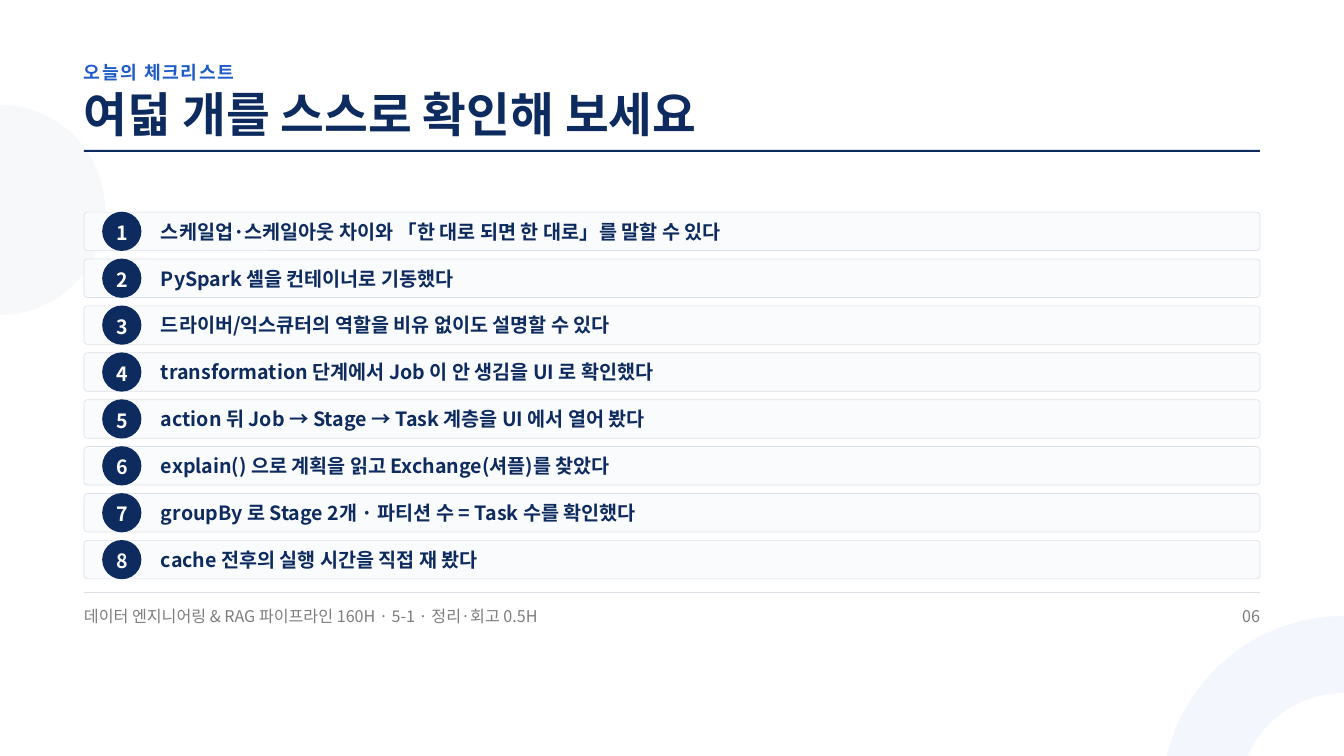
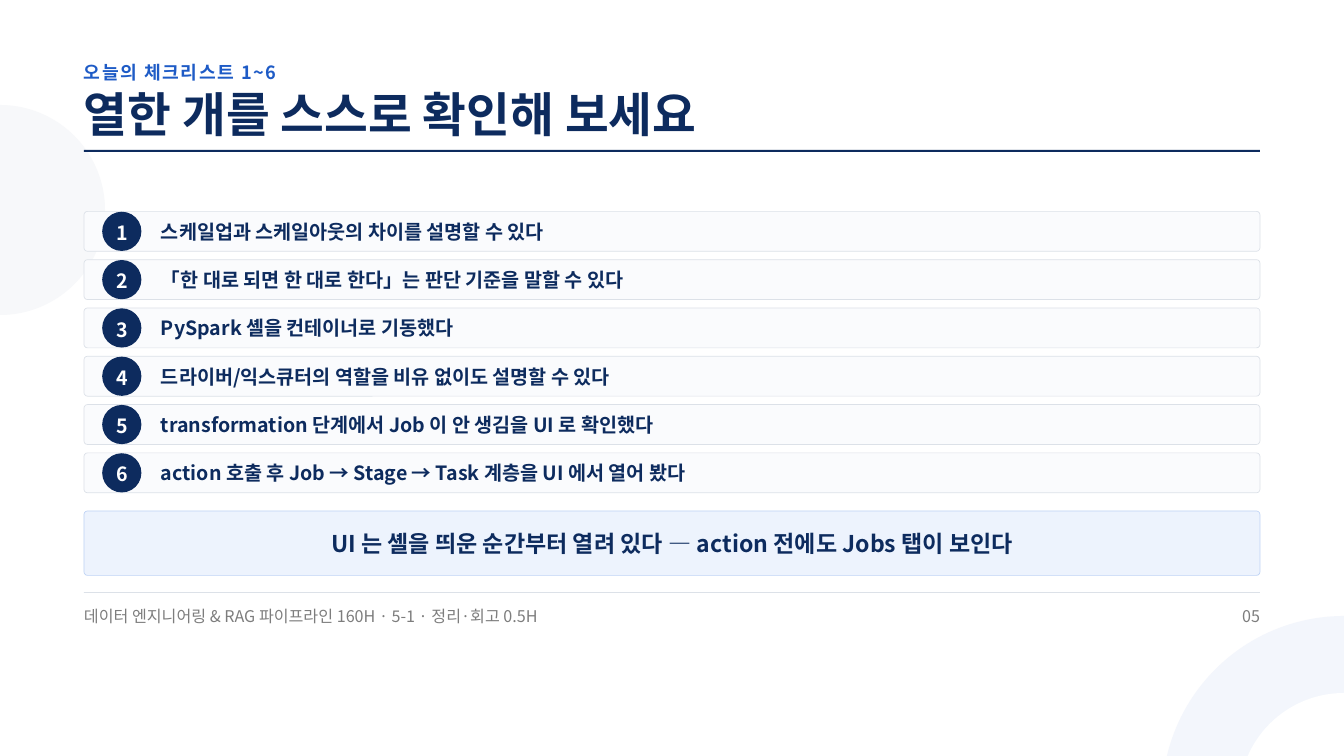
Before and after one commit to aebonlee/materials, a slide deck: slide 5 of data-eng/decks/w5d1s4.pptx (slide 6 before the commit). Drawn at 1344x756 pixels with LibreOffice and Linux fonts; fonts in the diff are those of the drawing. Boxes give left, top, right and bottom in pixels: in the first picture for what was removed or moved away, otherwise in the second. Text is boxed around its words. In the diff, an @@ line names an element or a change of style, - is before the commit and + after.

```diff
--- a/data-eng/decks/w5d1s4.pptx
+++ b/data-eng/decks/w5d1s4.pptx
@@ text at <box>84,63,276,81</box>: text changed @@
-오늘의 체크리스트
+오늘의 체크리스트 1~6
@@ text at <box>84,91,696,137</box>: text changed @@
-여덟 개를 스스로 확인해 보세요
+열한 개를 스스로 확인해 보세요
@@ text at <box>161,222,544,241</box>: text changed @@
-스케일업·스케일아웃 차이와 「한 대로 되면 한 대로」를 말할 수 있다
+스케일업과 스케일아웃의 차이를 설명할 수 있다
@@ text added at <box>161,270,623,289</box>, 21 pt, text #0D2B5E, bold @@
+「한 대로 되면 한 대로 한다」는 판단 기준을 말할 수 있다
@@ 3 texts: place and size @@
-3 texts at <box>161,269,653,381</box>
+3 texts at <box>161,318,653,434</box>
@@ 3 texts, 3 rounded rectangles, 3 ellipses: place and size @@
-3 texts, 3 rounded rectangles, 3 ellipses at <box>84,352,1260,485</box>
+3 texts, 3 rounded rectangles, 3 ellipses at <box>84,356,1260,493</box>
@@ proportions changed in 6 elements at <box>84,212,1260,251</box>, <box>84,259,1260,299</box>, <box>84,308,1260,347</box>, <box>84,356,1260,396</box>, <box>84,405,1260,444</box>, <box>84,453,1260,493</box> @@
@@ text at <box>161,463,685,485</box>: text changed @@
-action 뒤 Job → Stage → Task 계층을 UI 에서 열어 봤다
+action 호출 후 Job → Stage → Task 계층을 UI 에서 열어 봤다
@@ text removed at <box>161,456,610,478</box> @@
-explain() 으로 계획을 읽고 Exchange(셔플)를 찾았다
@@ ellipse removed at <box>102,493,141,532</box> @@
@@ text removed at <box>116,506,128,521</box> @@
-7
@@ text removed at <box>161,503,636,525</box> @@
-groupBy 로 Stage 2개 · 파티션 수 = Task 수를 확인했다
@@ rounded rectangle: place and size @@
-rounded rectangle at <box>84,493,1260,532</box>
+rounded rectangle at <box>84,511,1260,575</box>
@@ rounded rectangle at <box>84,511,1260,575</box>: fill #FAFBFD to #EDF3FD; outline #DCE1E8 0.75 pt to #BFD3F5 0.75 pt; proportions changed @@
@@ text added at <box>331,532,1013,554</box>, 24.8 pt, text #0D2B5E, bold @@
+UI 는 셸을 띄운 순간부터 열려 있다 — action 전에도 Jobs 탭이 보인다
@@ rounded rectangle removed at <box>84,540,1260,579</box> @@
@@ ellipse removed at <box>102,540,141,579</box> @@
@@ text removed at <box>116,553,128,569</box> @@
-8
@@ text removed at <box>161,550,478,569</box> @@
-cache 전후의 실행 시간을 직접 재 봤다
@@ text at <box>1242,610,1260,622</box>: text changed @@
-06
+05
```
Also in this commit, not shown: 9 other slides changed, 1 slide added, 1 slide removed, 11 other files.
